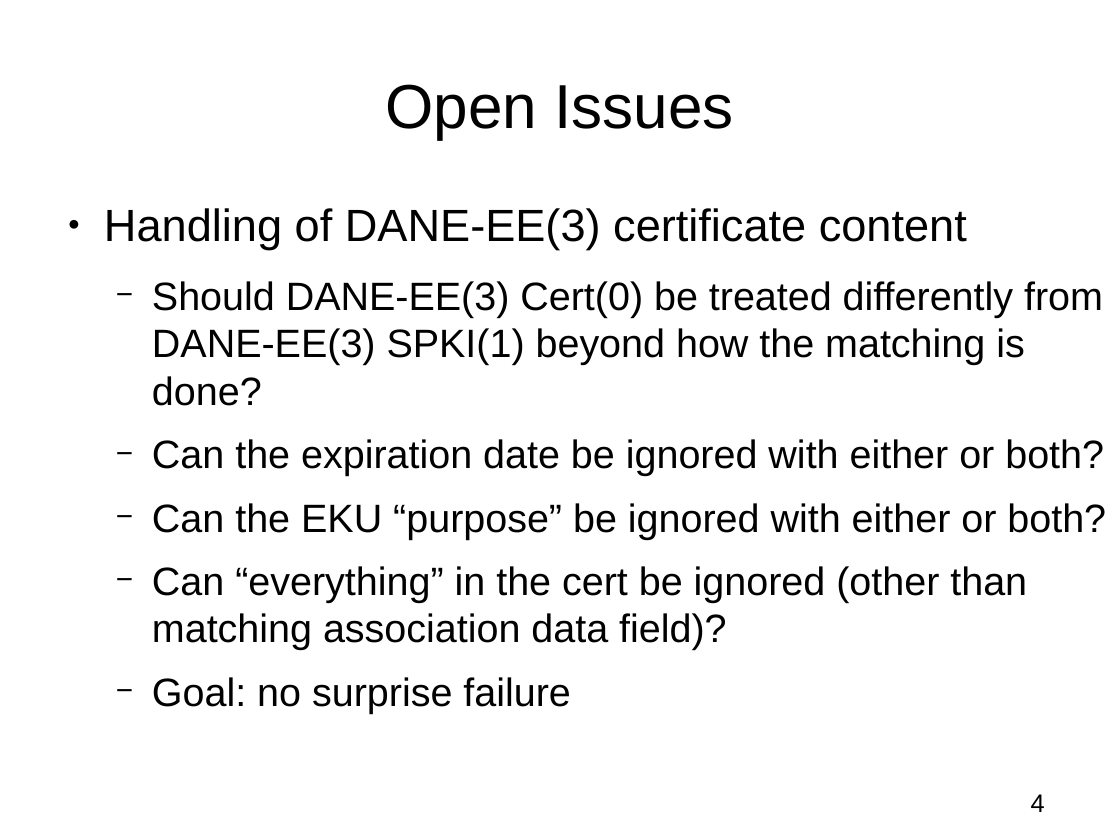
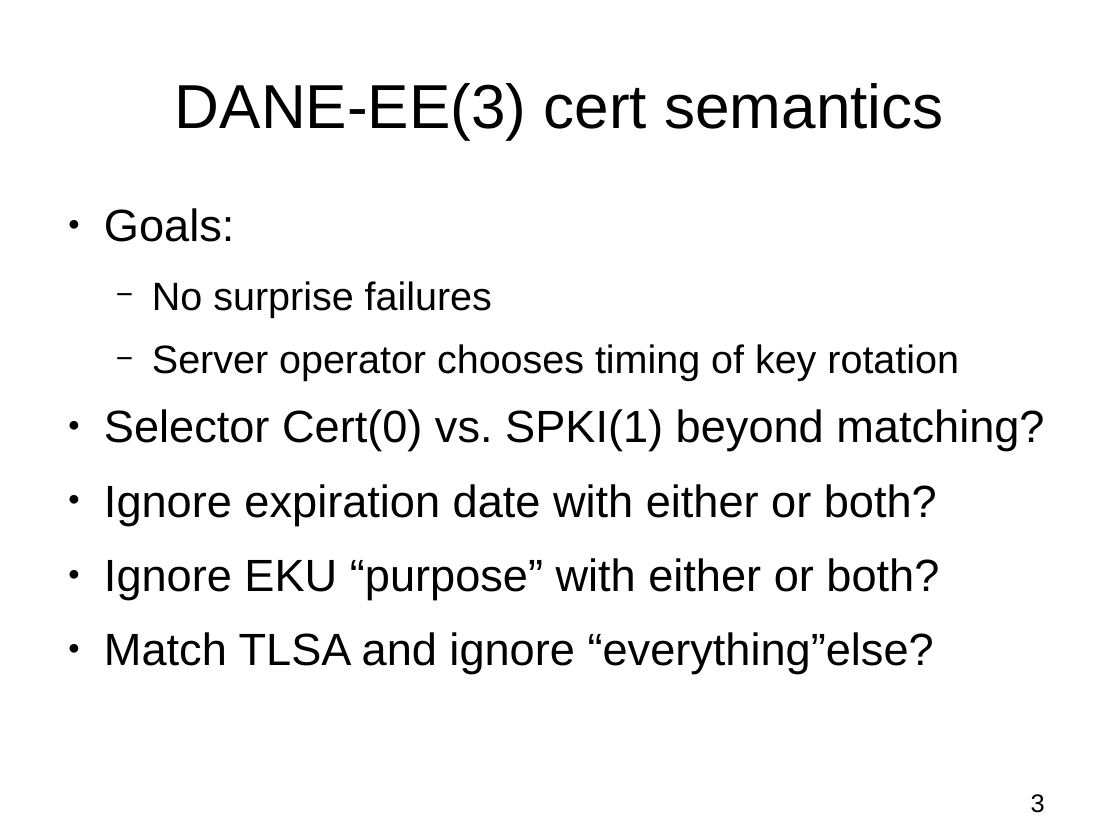
Before and after one commit to vdukhovni/ietf, a slide deck: slide 3 of DANE-SMTP.odp (slide 4 before the commit). Drawn at 1120x840 pixels with LibreOffice and Linux fonts; fonts in the diff are those of the drawing. Boxes give left, top, right and bottom in pixels: in the first picture for what was removed or moved away, otherwise in the second. Text is boxed around its words. In the diff, an @@ line names an element or a change of style, - is before the commit and + after.

```diff
--- a/DANE-SMTP.odp
+++ b/DANE-SMTP.odp
@@ title at (175, 83, 943, 139): text changed @@
-Open Issues
+DANE-EE(3) cert semantics
@@ text at (104, 208, 1044, 674): text changed; size 28 to 32 pt @@
-● Handling of DANE-EE(3) certificate content
-  − Should DANE-EE(3) Cert(0) be treated differently from DANE-EE(3) SPKI(1) beyond how the matching is done?
-  − Can the expiration date be ignored with either or both?
-  − Can the EKU “purpose” be ignored with either or both?
-  − Can “everything” in the cert be ignored (other than matching association data field)?
-  − Goal: no surprise failure
+● Goals:
+  − No surprise failures
+  − Server operator chooses timing of key rotation
+● Selector Cert(0) vs. SPKI(1) beyond matching?
+● Ignore expiration date with either or both?
+● Ignore EKU “purpose” with either or both?
+● Match TLSA and ignore “everything”else?
@@ page number at (1031, 794, 1045, 813): text changed @@
-4
+3
```
Also in this commit, not shown: 4 other slides changed, 3 slides added, 2 slides removed.
